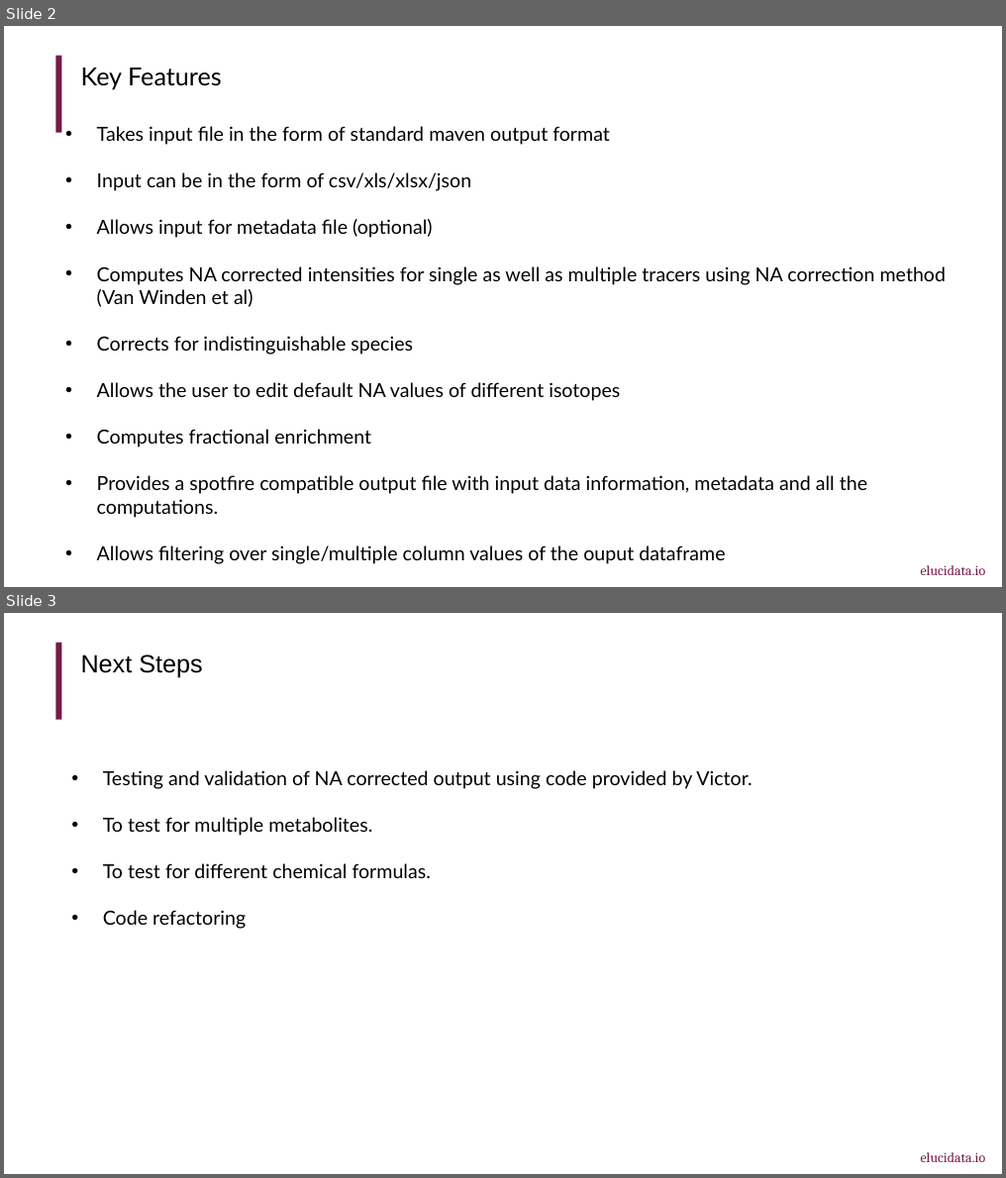
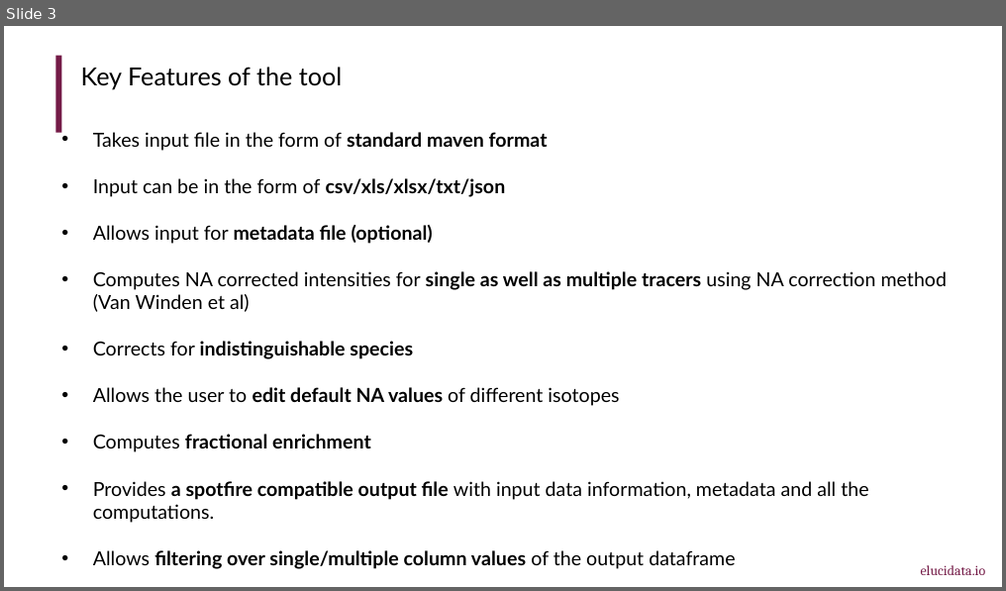
Before and after one commit to ElucidataInc/corna, a slide deck: 06092016_NACorrection_Update.pptx. Shown one above the other, each under a label of ours: slides 2 and 3 before the commit, slide 3 after it. The pictures are 1006x1178 and 1006x591 pixels, drawn with LibreOffice and Linux fonts; fonts in the diff are those of the drawing. Boxes give left, top, right and bottom in pixels: in the first picture for what was removed or moved away, otherwise in the second. Text is boxed around its words. In the diff, an @@ line names an element or a change of style, - is before the commit and + after.

```diff
--- a/06092016_NACorrection_Update.pptx
+++ b/06092016_NACorrection_Update.pptx
@@ slide 3 removed at (4,613,1002,1174), background #FFFFFF @@
@@ rectangle removed at (55,642,61,719) @@
@@ text removed at (81,655,202,678) @@
-Next Steps
@@ text removed at (103,770,751,929) @@
-• Testing and validation of NA corrected output using code provided by Victor.
-• To test for multiple metabolites.
-• To test for different chemical formulas.
-• Code refactoring
@@ text removed at (921,1153,986,1162) @@
-elucidata.io
@@ what was slide 2 is now slide 3 @@
@@ slide 3 changed as well @@
@@ text at (81,67,343,90): text changed @@
-Key Features
+Key Features of the tool
@@ text at (93,132,548,197): text changed @@
-• Takes input file in the form of standard maven output format
-• Input can be in the form of csv/xls/xlsx/json
+• Takes input file in the form of standard maven format
+• Input can be in the form of csv/xls/xlsx/txt/json
@@ text at (93,225,947,523): bold on in "metadata file (optional)", "single as well as multiple tracers", "indistinguishable species", "edit default NA values" and 2 more places @@
@@ text at (93,551,735,570): text changed; bold on @@
-• Allows filtering over single/multiple column values of the ouput dataframe
+• Allows filtering over single/multiple column values of the output dataframe
```
Also in this commit, not shown: 2 other slides changed, 2 slides added, 4 other files.
